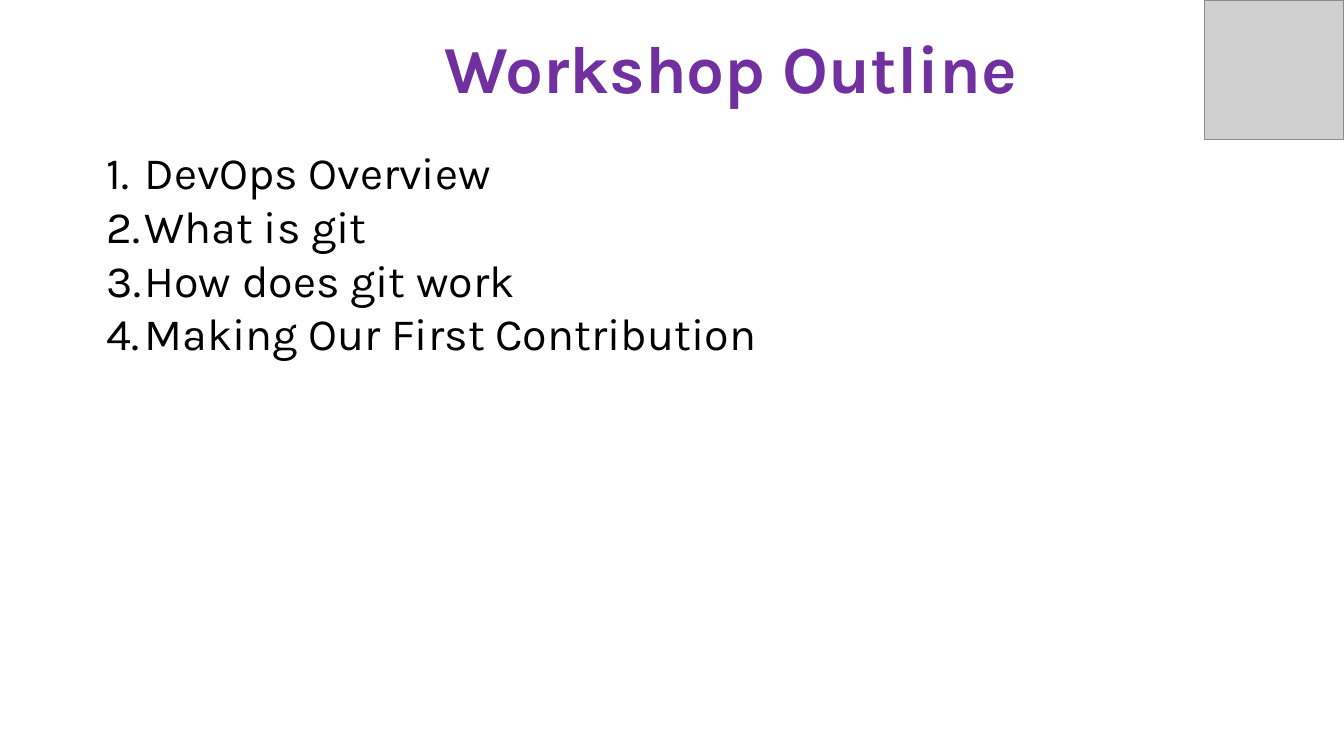
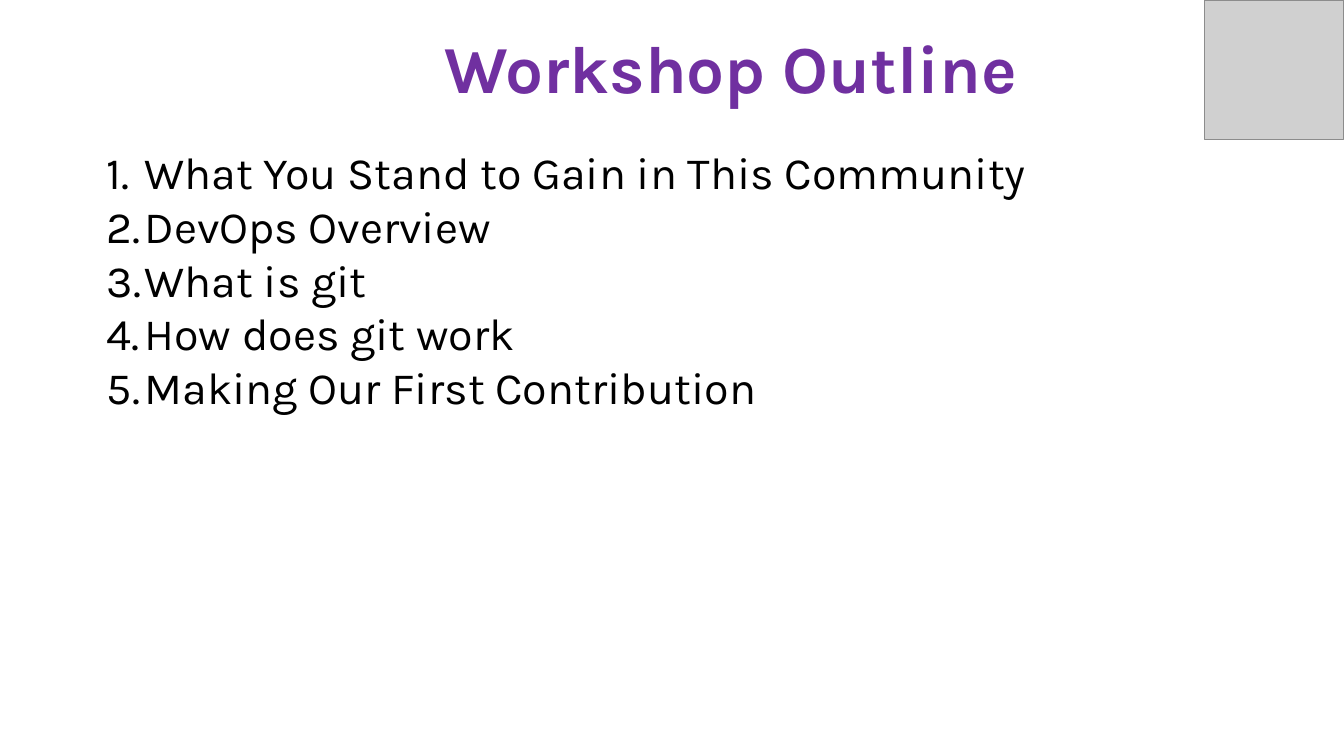
Before and after one commit to GeoSegun/github-beginner, a slide deck: slide 1 of resources/introductory session-ElevateDevOps.pptx. Drawn at 1344x756 pixels with LibreOffice and Linux fonts; fonts in the diff are those of the drawing; grey boxes stand for pictures. Boxes give left, top, right and bottom in pixels: in the first picture for what was removed or moved away, otherwise in the second. Text is boxed around its words. In the diff, an @@ line names an element or a change of style, - is before the commit and + after.

Commit message:
updated powerpoint presentation

```diff
--- a/resources/introductory session-ElevateDevOps.pptx
+++ b/resources/introductory session-ElevateDevOps.pptx
@@ text at bbox=[145, 158, 1026, 200]: paragraph added @@
+1. What You Stand to Gain in This Community
```
Also in this commit, not shown: 1 slide added.
